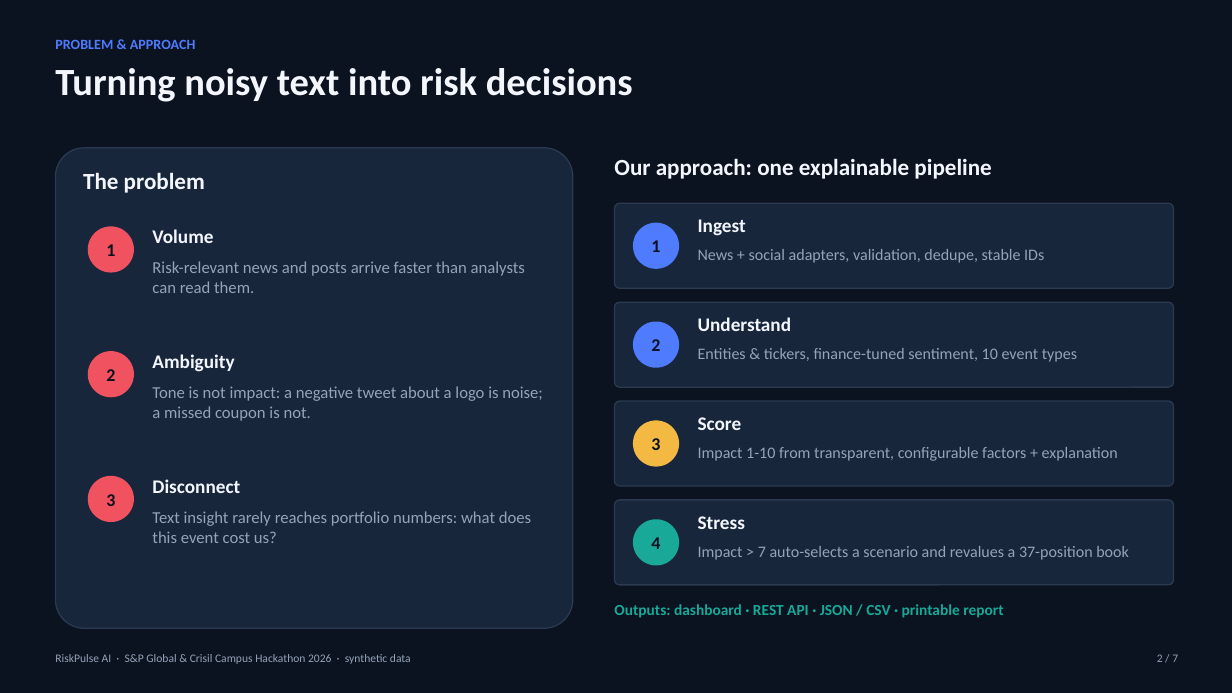
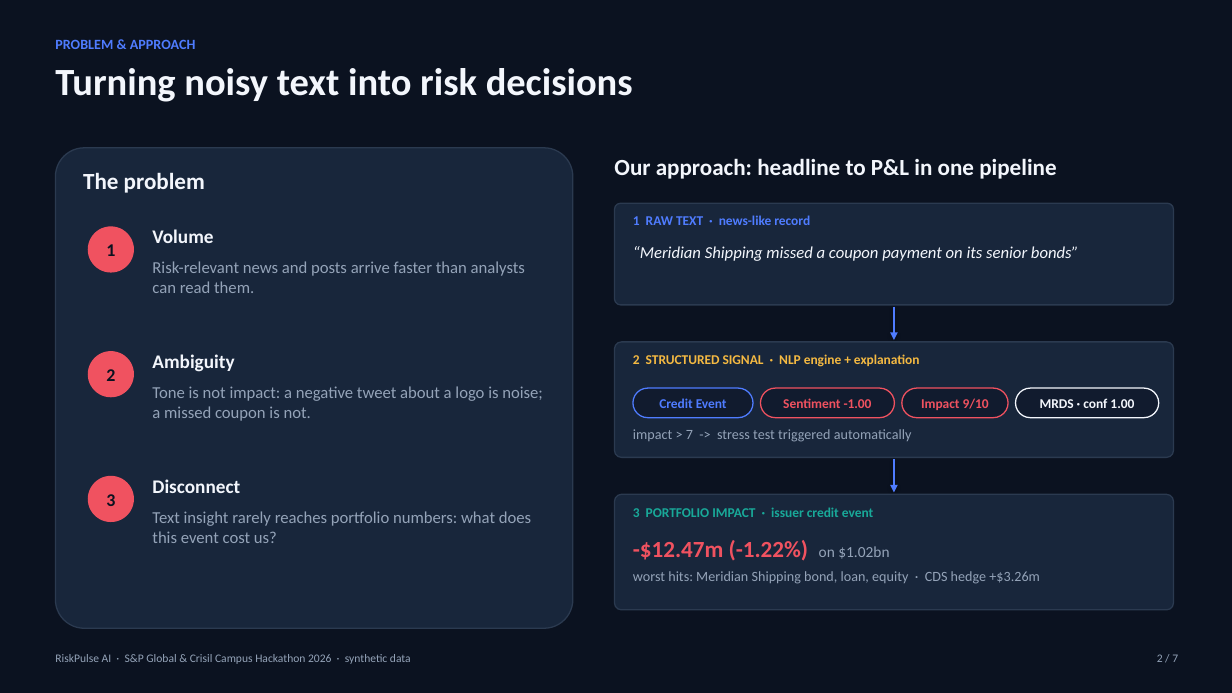
Before and after one commit to mohit-gautam7/iit-delhi-mohit-kumar-gautam-hackathon, a slide deck: slide 2 of docs/presentation.pptx. Drawn at 1232x693 pixels with LibreOffice and Linux fonts; fonts in the diff are those of the drawing. Boxes give left, top, right and bottom in pixels: in the first picture for what was removed or moved away, otherwise in the second. Text is boxed around its words. In the diff, an @@ line names an element or a change of style, - is before the commit and + after.

Commit message:
Polish deck (native architecture, headline-to-P&L story, impact breakdown), trim docs and screenshots

```diff
--- a/docs/presentation.pptx
+++ b/docs/presentation.pptx
@@ text at box(614, 158, 1056, 179): text changed @@
-Our approach: one explainable pipeline
+Our approach: headline to P&L in one pipeline
@@ rounded rectangle: place and size @@
-rounded rectangle at box(615, 203, 1174, 288)
+rounded rectangle at box(615, 203, 1174, 305)
@@ ellipse removed at box(633, 223, 679, 269) @@
-1
@@ text added at box(633, 215, 810, 225), 10.5 pt, text #4F7CFF, bold @@
+1 RAW TEXT · news-like record
@@ text at box(633, 246, 1079, 261): text changed; size 15 to 13 pt; bold off; italic on @@
-Ingest
+“Meridian Shipping missed a coupon payment on its senior bonds”
@@ text removed at box(698, 249, 1044, 263) @@
-News + social adapters, validation, dedupe, stable IDs
@@ ellipse removed at box(633, 322, 679, 368) @@
-2
@@ text removed at box(698, 317, 792, 331) @@
-Understand
@@ arrow added from (895, 307) to (895, 340), #4F7CFF 1.75 pt @@
@@ rounded rectangle: place and size @@
-rounded rectangle at box(615, 302, 1174, 387)
+rounded rectangle at box(615, 342, 1174, 457)
@@ text added at box(633, 354, 920, 367), 10.5 pt, text #F4B942, bold @@
+2 STRUCTURED SIGNAL · NLP engine + explanation
@@ text removed at box(698, 348, 1077, 362) @@
-Entities & tickers, finance-tuned sentiment, 10 event types
@@ rounded rectangle added at box(633, 388, 753, 418), fill #111B2E, outline #4F7CFF 1 pt, 10.5 pt, text #4F7CFF, bold @@
+Credit Event
@@ rounded rectangle added at box(761, 388, 895, 418), fill #111B2E, outline #F05260 1 pt, 10.5 pt, text #F05260, bold @@
+Sentiment -1.00
@@ rounded rectangle added at box(902, 388, 1008, 418), fill #111B2E, outline #F05260 1 pt, 10.5 pt, text #F05260, bold @@
+Impact 9/10
@@ rounded rectangle added at box(1016, 388, 1159, 418), fill #111B2E, outline #F3F6FC 1 pt, 10.5 pt, text #F3F6FC, bold @@
+MRDS · conf 1.00
@@ rounded rectangle removed at box(615, 401, 1174, 486) @@
@@ text at box(633, 429, 912, 442): text changed; size 15 to 11 pt; text colour #F3F6FC to #94A3B8; bold off @@
-Score
+impact > 7 -> stress test triggered automatically
@@ ellipse removed at box(633, 421, 679, 467) @@
-3
@@ text removed at box(698, 447, 1118, 461) @@
-Impact 1-10 from transparent, configurable factors + explanation
@@ arrow added from (895, 459) to (895, 493), #4F7CFF 1.75 pt @@
@@ rounded rectangle: place and size @@
-rounded rectangle at box(615, 500, 1174, 585)
+rounded rectangle at box(615, 494, 1174, 610)
@@ text added at box(633, 507, 873, 517), 10.5 pt, text #18A999, bold @@
+3 PORTFOLIO IMPACT · issuer credit event
@@ ellipse removed at box(633, 519, 679, 566) @@
-4
@@ text at box(633, 540, 1040, 584): text changed; size 15 to 11 pt; text colour #F3F6FC to #94A3B8; bold off @@
-Stress
+-$12.47m (-1.22%) on $1.02bn
+worst hits: Meridian Shipping bond, loan, equity · CDS hedge +$3.26m
@@ text removed at box(698, 546, 1129, 560) @@
-Impact > 7 auto-selects a scenario and revalues a 37-position book
@@ text removed at box(614, 604, 1003, 618) @@
-Outputs: dashboard · REST API · JSON / CSV · printable report
```
Also in this commit, not shown: 4 other slides changed, 22 other files.
